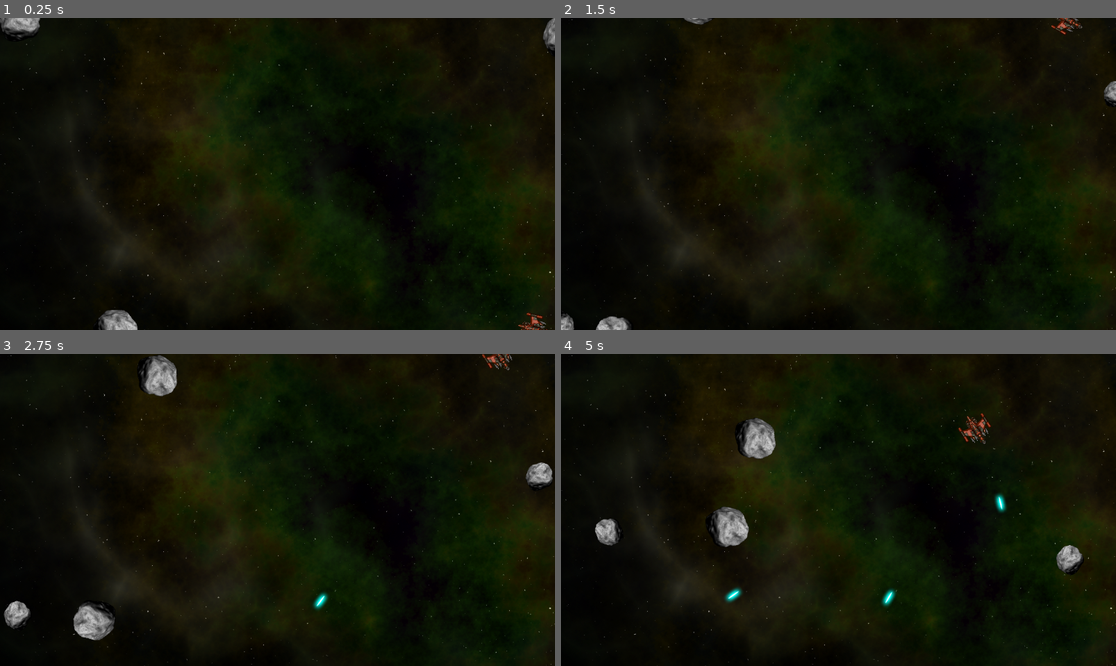
Above: before the commit, frames 1-4 (two rows, left to right).
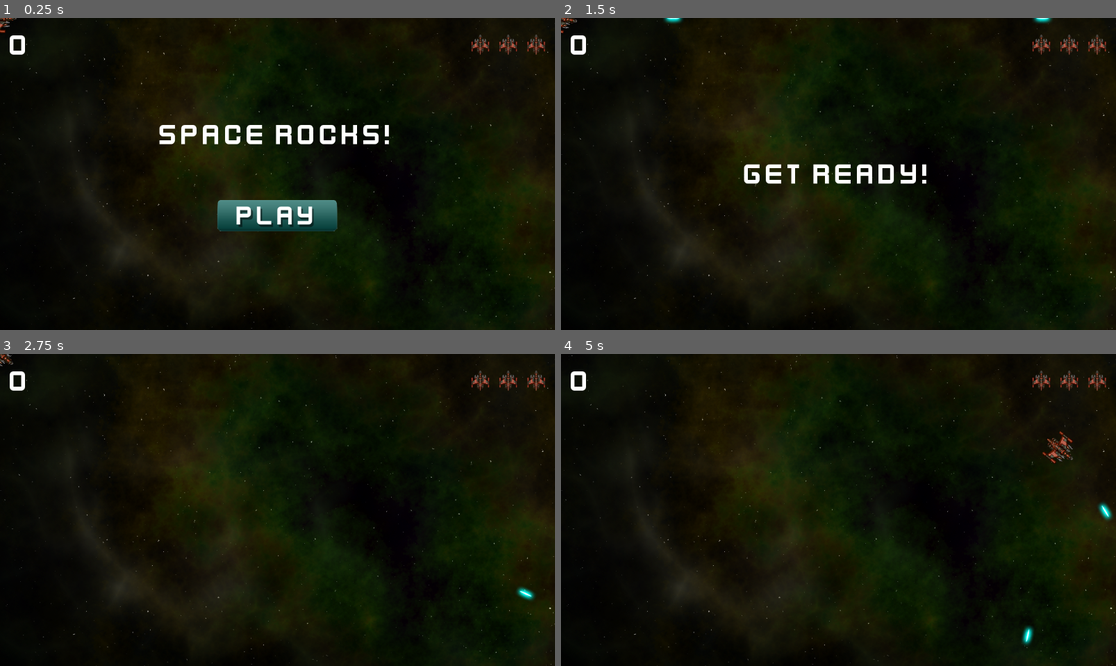
Above: after the commit, the same moments.

Repository: evgenicode/asteroids-2d-arcade
Game: Godot game, scene res://main/main.tscn
Same seed, same stepped clock (60 frames per second), same inputs: the game is played once before the commit and once after it.
Inputs (mouse positions are in pixels of both pictures, inside the frame that each line leads up to):
- Up to frame 1 (0.25 s): no input
- Up to frame 2 (1.5 s): click (838, 214) at 0.52 s; hold D (rotate_right) from 1.28 s (still down); hold Space (shoot) from 1.28 s (still down)
- Up to frame 3 (2.75 s): release D (rotate_right) at 2.03 s; release Space (shoot) at 2.03 s; hold A (rotate_left) from 2.03 s (still down); tap Space (shoot) at 2.1 s
- Up to frame 4 (5 s): release A (rotate_left) at 2.78 s; hold D (rotate_right) 2.78-3.53 s; hold Space (shoot) 2.78-3.53 s; hold W (thrust) 3.53-4.28 s; tap Space (shoot) at 3.6 s; hold A (rotate_left) from 4.28 s (still down); hold Space (shoot) from 4.28 s (still down)

The runs differ from the first frame. In frame 1, 4.8% of the frame differs, in the area x 0-100%, y 0-100%; in frame 2, 2.3%; in frame 3, 2.7%; in frame 4, 3.3%.
Error after the commit: Invalid call. Nonexistent function 'reset' in base 'RigidBody2D (player.gd)'. (res://main/main.gd:27)

Commit message:
add UI script

Diff:
--- a/main/main.gd
+++ b/main/main.gd
@@ -3,11 +3,40 @@
 @export var rock_scene : PackedScene
 
 var screensize = Vector2.ZERO
+var level = 0
+var score = 0
+var playing = false
+
 
 func _ready():
 	screensize = get_viewport().get_visible_rect().size
-	for i in 3:
+
+func _process(delta):
+	if not playing:
+		return
+	if get_tree().get_nodes_in_group("rocks").size() == 0:
+		new_level()
+
+func new_game():
+	#remove any old rocks from previous game
+	get_tree().call_group("rocks", "queue_free")
+	level = 0
+	score = 0
+	$HUD.update_score(score)
+	$HUD.show_message("Get Ready!")
+	$Player.reset()
+	await $HUD/Timer.timeout
+	playing = true
+
+func new_level():
+	level += 1
+	$HUD.show_message("Wave %s" % level)
+	for i in level:
 		spawn_rock(3)
+
+func game_over():
+	playing = false
+	$HUD.game_over()
 
 func spawn_rock(size, pos=null, vel=null):
 	if pos == null:
--- a/main/main.tscn
+++ b/main/main.tscn
@@ -1,9 +1,10 @@
-[gd_scene load_steps=6 format=3 uid="uid://bpq83x1hih1xw"]
+[gd_scene load_steps=7 format=3 uid="uid://bpq83x1hih1xw"]
 
 [ext_resource type="Texture2D" uid="uid://ct34stl2s8hm8" path="res://assets/space_background.png" id="1_n8oha"]
 [ext_resource type="Script" path="res://main/main.gd" id="1_pej5c"]
 [ext_resource type="PackedScene" uid="uid://bywj8ucmg11r7" path="res://player/player.tscn" id="2_1k3lb"]
 [ext_resource type="PackedScene" uid="uid://cdi1tibpvgpto" path="res://rock/rock.tscn" id="2_p2stq"]
+[ext_resource type="PackedScene" uid="uid://c74s5eth2qlyp" path="res://HUD/hud.tscn" id="5_hp7ny"]
 
 [sub_resource type="Curve2D" id="Curve2D_fqqqr"]
 _data = {
@@ -26,3 +27,7 @@
 
 [node name="RockSpawn" type="PathFollow2D" parent="RockPath"]
 position = Vector2(-0.078125, -0.078125)
+
+[node name="HUD" parent="." instance=ExtResource("5_hp7ny")]
+
+[connection signal="start_game" from="HUD" to="." method="new_game"]
